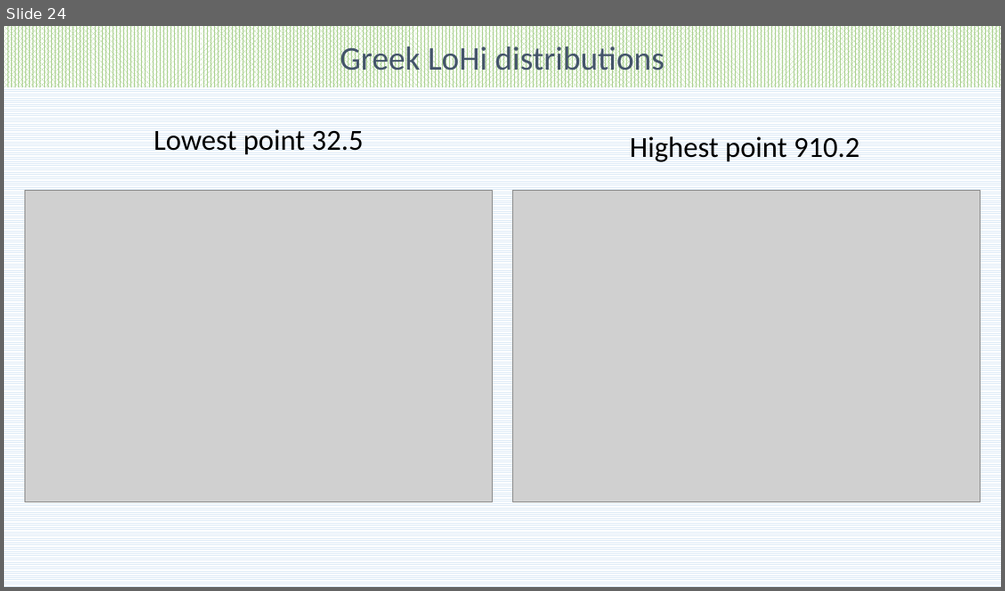
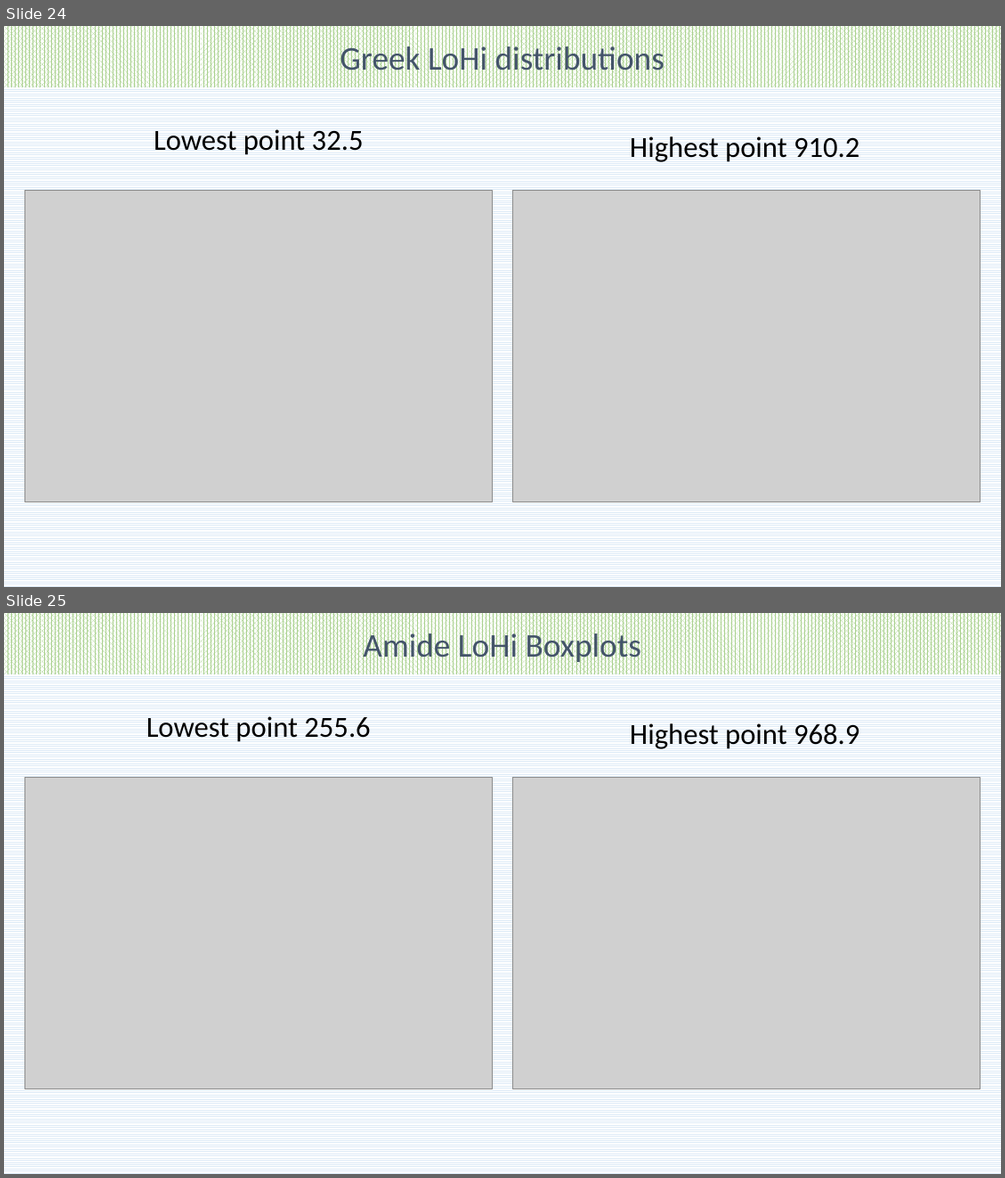
Before and after one commit to pockos56/RTI_prediction, a slide deck: Future presentation update.pptx. Shown one above the other, each under a label of ours: slide 24 before the commit, slides 24 and 25 after it. The pictures are 1005x591 and 1005x1178 pixels, drawn with LibreOffice and Linux fonts; fonts in the diff are those of the drawing; grey boxes stand for pictures. Boxes give left, top, right and bottom in pixels: in the first picture for what was removed or moved away, otherwise in the second. Text is boxed around its words. In the diff, an @@ line names an element or a change of style, - is before the commit and + after.

Commit message:
HiLo distributions + boxplots

```diff
--- a/Future presentation update.pptx
+++ b/Future presentation update.pptx
@@ slide 25 added at <box>4,613,1001,1174</box>, background pattern #DEEBF7 on #FFFFFF @@
@@ rectangle added at <box>4,613,1001,674</box>, fill pattern #A9D18E on #FFFFFF, 32 pt, text #44546A @@
+Amide LoHi Boxplots
@@ text added at <box>146,716,370,742</box>, 28 pt, text #000000 @@
+Lowest point 255.6
@@ text added at <box>630,723,859,749</box>, 28 pt, text #000000 @@
+Highest point 968.9
@@ picture added at <box>25,777,493,1088</box> @@
@@ picture added at <box>513,777,980,1088</box> @@
```
Also in this commit, not shown: 2 slides changed, 1 other slide added, 8 other files.
